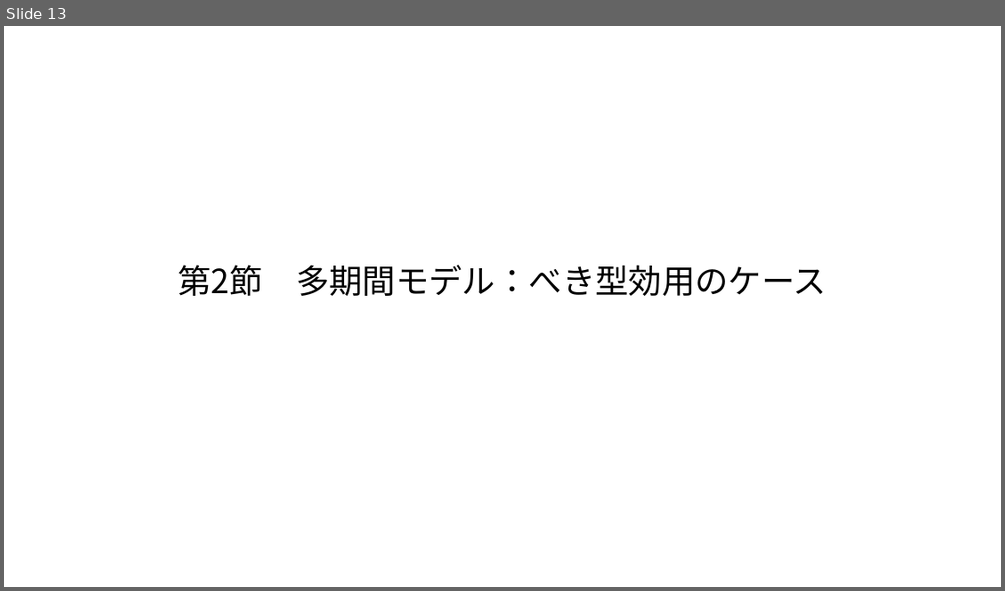
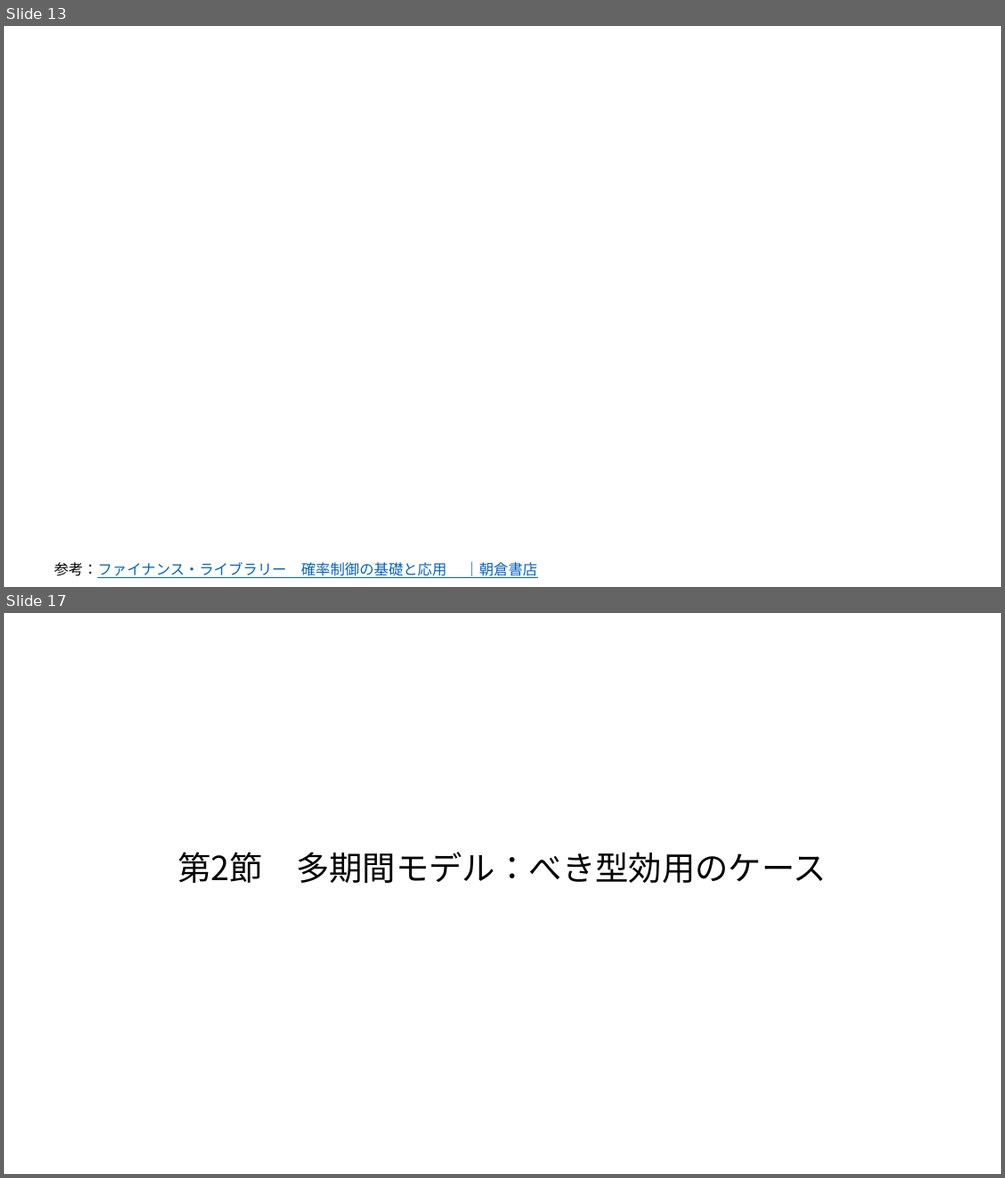
Before and after one commit to macha1811/Long-term-Investment-Theory-and-Practice, a slide deck: 第3章.pptx. Shown one above the other, each under a label of ours: slide 13 before the commit, slides 13 and 17 after it; the slides between them are not shown. The pictures are 1005x591 and 1005x1178 pixels, drawn with LibreOffice and Linux fonts; fonts in the diff are those of the drawing; grey boxes stand for pictures. Boxes give left, top, right and bottom in pixels: in the first picture for what was removed or moved away, otherwise in the second. Text is boxed around its words. In the diff, an @@ line names an element or a change of style, - is before the commit and + after.

```diff
--- a/第3章.pptx
+++ b/第3章.pptx
@@ slide 13 added at (4,26,1001,587), background #FFFFFF @@
@@ text added at (54,561,537,578), 14 pt, text #0563C1, underline @@
+参考：ファイナンス・ライブラリー 確率制御の基礎と応用 ｜朝倉書店
@@ what was slide 13 is now slide 17 @@
```
Also in this commit, not shown: 9 other slides added.
